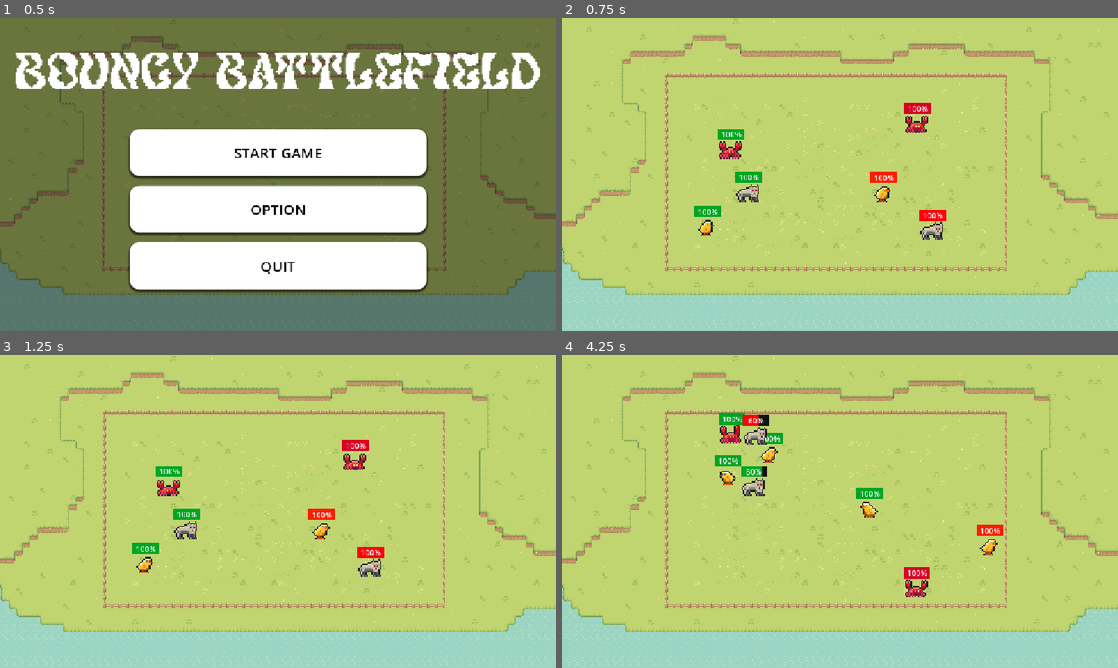
Above: before the commit, frames 1-4 (two rows, left to right).
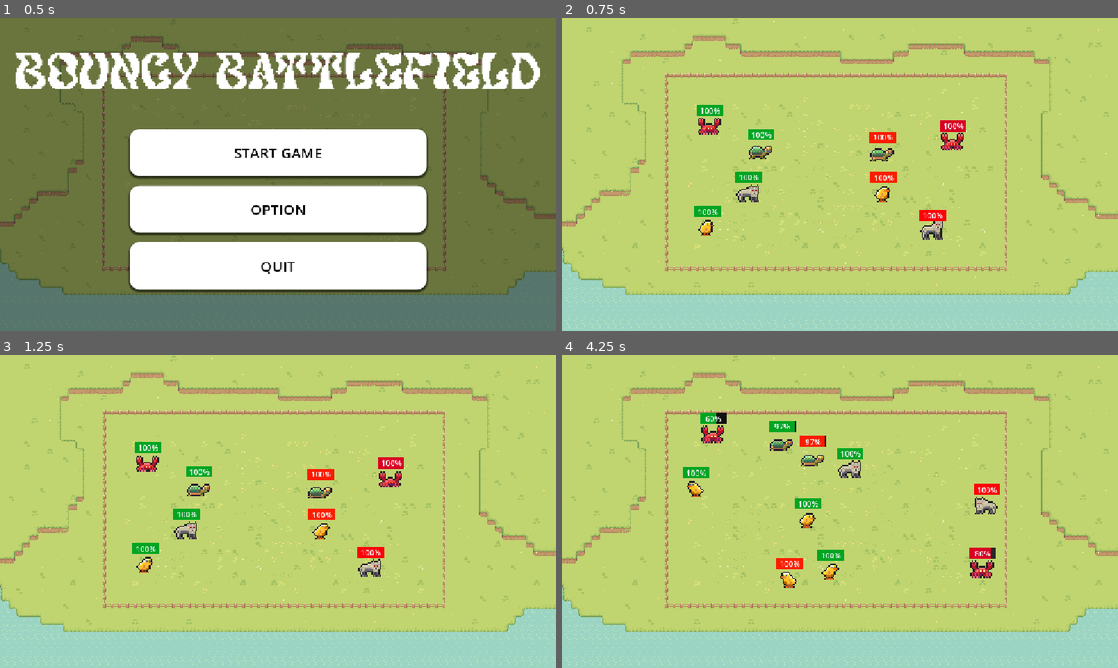
Above: after the commit, the same moments.

Repository: NNKD-Kevin/haven-project
Game: Godot game, scene res://scenes/main_menu.tscn
Same seed, same stepped clock (60 frames per second), same inputs: the game is played once before the commit and once after it.
Inputs:
- Up to frame 1 (0.5 s): no input
- Up to frame 2 (0.75 s): click "START GAME" at 0.5 s
- Up to frame 3 (1.25 s): no input
- Up to frame 4 (4.25 s): hold Right (ui_right) 1.28-2.03 s; tap Space (start) every 0.75 s from 1.35 to 3.6 s; hold Right (ui_right) 2.78-3.53 s; hold Q (speedup) from 3.53 s (still down)

Frame 1 is identical in both runs. In frame 2, 2.1% of the frame differs, in the area x 24-73%, y 27-70%; in frame 3, 1.9%; in frame 4, 5.2%, in the area x 21-80%, y 18-78%.

Commit message:
Sound effects and Turtle added

Diff:
--- a/haven-game/scenes/bad_chick.tscn
+++ b/haven-game/scenes/bad_chick.tscn
@@ -4,6 +4,7 @@
 [ext_resource type="Shader" uid="uid://brqe8r3r2c8yq" path="res://assets/shader/damage.gdshader" id="2_6oku0"]
 [ext_resource type="Texture2D" uid="uid://ddhsm8tulf0rl" path="res://assets/Basic Asset Pack/Basic Asset Pack/Basic Animal Animations/Tiny Chick/TinyChick.png" id="3_bxrmc"]
 [ext_resource type="Texture2D" uid="uid://c61x748ofga2c" path="res://assets/Basic Asset Pack/Basic Asset Pack/Basic Animal Animations/Clucking Chicken/CluckingChicken.png" id="4_lcj6q"]
+[ext_resource type="AudioStream" uid="uid://drbq15fvyxn0r" path="res://assets/Sounds/chicken_cluck.mp3" id="5_6oku0"]
 
 [sub_resource type="RectangleShape2D" id="RectangleShape2D_v5gy4"]
 size = Vector2(42, 33)
@@ -155,5 +156,9 @@
 wait_time = 20.0
 one_shot = true
 
+[node name="AudioStreamPlayer2D" type="AudioStreamPlayer2D" parent="." unique_id=472388212]
+stream = ExtResource("5_6oku0")
+volume_db = 5.0
+
 [connection signal="animation_finished" from="AnimatedSprite2D" to="." method="_on_animation_finished"]
 [connection signal="timeout" from="grow_timer" to="." method="_on_grow_timer_timeout"]
--- /dev/null
+++ b/haven-game/scenes/bad_turtle.tscn
@@ -0,0 +1,126 @@
+[gd_scene format=3 uid="uid://c1b2yu7sv7e2o"]
+
+[ext_resource type="Script" uid="uid://biqsi6n74cu6a" path="res://script/bad_turtle.gd" id="1_lbtgr"]
+[ext_resource type="Shader" uid="uid://brqe8r3r2c8yq" path="res://assets/shader/damage.gdshader" id="2_6uax3"]
+[ext_resource type="Texture2D" uid="uid://k0ueg1beyyye" path="res://assets/Basic Asset Pack/Basic Asset Pack/Basic Animal Animations/Slow Turtle/SlowTurtle.png" id="3_go2l6"]
+[ext_resource type="AudioStream" uid="uid://cwgoqls2w5bmv" path="res://assets/Sounds/punch.wav" id="4_mkb2c"]
+
+[sub_resource type="RectangleShape2D" id="RectangleShape2D_v5gy4"]
+size = Vector2(42, 33)
+
+[sub_resource type="ShaderMaterial" id="ShaderMaterial_236rq"]
+shader = ExtResource("2_6uax3")
+shader_parameter/flash_color = Color(0.9929301, 0.9929301, 0.99293, 1)
+shader_parameter/flash_value = 0.0
+
+[sub_resource type="AtlasTexture" id="AtlasTexture_i6xtm"]
+atlas = ExtResource("3_go2l6")
+region = Rect2(0, 0, 16, 16)
+
+[sub_resource type="AtlasTexture" id="AtlasTexture_2tdqr"]
+atlas = ExtResource("3_go2l6")
+region = Rect2(16, 0, 16, 16)
+
+[sub_resource type="AtlasTexture" id="AtlasTexture_avh58"]
+atlas = ExtResource("3_go2l6")
+region = Rect2(32, 0, 16, 16)
+
+[sub_resource type="AtlasTexture" id="AtlasTexture_utqvy"]
+atlas = ExtResource("3_go2l6")
+region = Rect2(48, 0, 16, 16)
+
+[sub_resource type="SpriteFrames" id="SpriteFrames_1vivr"]
+animations = [{
+"frames": [{
+"duration": 1.0,
+"texture": SubResource("AtlasTexture_i6xtm")
+}, {
+"duration": 1.0,
+"texture": SubResource("AtlasTexture_2tdqr")
+}, {
+"duration": 1.0,
+"texture": SubResource("AtlasTexture_avh58")
+}, {
+"duration": 1.0,
+"texture": SubResource("AtlasTexture_utqvy")
+}],
+"loop": 1,
+"name": &"default",
+"speed": 5.0
+}]
+
+[sub_resource type="Animation" id="Animation_4ra3w"]
+length = 0.4
+tracks/0/type = "value"
+tracks/0/imported = false
+tracks/0/enabled = true
+tracks/0/path = NodePath("CharacterBody2D/AnimatedSprite2D:material:shader_parameter/flash_value")
+tracks/0/interp = 1
+tracks/0/loop_wrap = true
+tracks/0/keys = {
+"times": PackedFloat32Array(0, 0.2, 0.4),
+"transitions": PackedFloat32Array(1, 1, 1),
+"update": 0,
+"values": [0.0, 1.0, 0.0]
+}
+
+[sub_resource type="Animation" id="Animation_5uy6h"]
+resource_name = "flash"
+length = 0.4
+tracks/0/type = "value"
+tracks/0/imported = false
+tracks/0/enabled = true
+tracks/0/path = NodePath("AnimatedSprite2D:material:shader_parameter/flash_value")
+tracks/0/interp = 1
+tracks/0/loop_wrap = true
+tracks/0/keys = {
+"times": PackedFloat32Array(0, 0.19999999, 0.39999998),
+"transitions": PackedFloat32Array(1, 1, 1),
+"update": 0,
+"values": [0.0, 1.0, 0.0]
+}
+
+[sub_resource type="AnimationLibrary" id="AnimationLibrary_8dtbx"]
+_data = {
+&"RESET": SubResource("Animation_4ra3w"),
+&"flash": SubResource("Animation_5uy6h")
+}
+
+[sub_resource type="StyleBoxFlat" id="StyleBoxFlat_1vivr"]
+bg_color = Color(0.07123137, 0.0712314, 0.07123133, 1)
+
+[sub_resource type="StyleBoxFlat" id="StyleBoxFlat_8vrlf"]
+bg_color = Color(0.984135, 0.105837844, 9.62615e-07, 1)
+
+[node name="CharacterBody2D2" type="CharacterBody2D" unique_id=269655125]
+script = ExtResource("1_lbtgr")
+
+[node name="CollisionShape2D" type="CollisionShape2D" parent="." unique_id=2035674120]
+position = Vector2(1, 6.5)
+shape = SubResource("RectangleShape2D_v5gy4")
+
+[node name="AnimatedSprite2D" type="AnimatedSprite2D" parent="." unique_id=1267356240]
+material = SubResource("ShaderMaterial_236rq")
+scale = Vector2(3, 3)
+sprite_frames = SubResource("SpriteFrames_1vivr")
+autoplay = "default"
+
+[node name="FlashAnimation" type="AnimationPlayer" parent="AnimatedSprite2D" unique_id=1825155774]
+root_node = NodePath("../..")
+libraries/ = SubResource("AnimationLibrary_8dtbx")
+
+[node name="HealthBar" type="ProgressBar" parent="." unique_id=1921605112]
+offset_left = -26.0
+offset_top = -38.0
+offset_right = 29.0
+offset_bottom = -15.0
+theme_override_styles/background = SubResource("StyleBoxFlat_1vivr")
+theme_override_styles/fill = SubResource("StyleBoxFlat_8vrlf")
+max_value = 300.0
+value = 50.0
+
+[node name="AudioStreamPlayer2D" type="AudioStreamPlayer2D" parent="." unique_id=1988885352]
+stream = ExtResource("4_mkb2c")
+volume_db = 5.0
+
+[connection signal="animation_finished" from="AnimatedSprite2D" to="." method="_on_animation_finished"]
--- a/haven-game/scenes/bad_wolf.tscn
+++ b/haven-game/scenes/bad_wolf.tscn
@@ -3,6 +3,7 @@
 [ext_resource type="Script" uid="uid://4ey6m2hwahi6" path="res://script/bad_wolf.gd" id="1_i6vtt"]
 [ext_resource type="Shader" uid="uid://brqe8r3r2c8yq" path="res://assets/shader/damage.gdshader" id="2_kqc7j"]
 [ext_resource type="Texture2D" uid="uid://cpj3hctbsmyfd" path="res://assets/Basic Asset Pack/Basic Asset Pack/Basic Animal Animations/Timber Wolf/TimberWolf.png" id="3_od7h4"]
+[ext_resource type="AudioStream" uid="uid://cu1yrcjmsmf14" path="res://assets/Sounds/wolf_howl.wav" id="4_kqc7j"]
 
 [sub_resource type="RectangleShape2D" id="RectangleShape2D_v5gy4"]
 size = Vector2(42, 33)
@@ -103,7 +104,7 @@
 scale = Vector2(3, 3)
 sprite_frames = SubResource("SpriteFrames_1vivr")
 autoplay = "default"
-frame_progress = 0.17061009
+frame_progress = 0.13485377
 
 [node name="FlashAnimation" type="AnimationPlayer" parent="AnimatedSprite2D" unique_id=1825155774]
 root_node = NodePath("../..")
@@ -122,5 +123,9 @@
 wait_time = 30.0
 one_shot = true
 
+[node name="AudioStreamPlayer2D" type="AudioStreamPlayer2D" parent="." unique_id=155005553]
+stream = ExtResource("4_kqc7j")
+volume_db = 15.0
+
 [connection signal="animation_finished" from="AnimatedSprite2D" to="." method="_on_animation_finished"]
 [connection signal="timeout" from="devour_timer" to="." method="_on_devour_timer_timeout"]
--- a/haven-game/scenes/good_chick.tscn
+++ b/haven-game/scenes/good_chick.tscn
@@ -4,6 +4,7 @@
 [ext_resource type="Shader" uid="uid://brqe8r3r2c8yq" path="res://assets/shader/damage.gdshader" id="2_c68sx"]
 [ext_resource type="Texture2D" uid="uid://ddhsm8tulf0rl" path="res://assets/Basic Asset Pack/Basic Asset Pack/Basic Animal Animations/Tiny Chick/TinyChick.png" id="4_vn3id"]
 [ext_resource type="Texture2D" uid="uid://c61x748ofga2c" path="res://assets/Basic Asset Pack/Basic Asset Pack/Basic Animal Animations/Clucking Chicken/CluckingChicken.png" id="5_bbpnm"]
+[ext_resource type="AudioStream" uid="uid://drbq15fvyxn0r" path="res://assets/Sounds/chicken_cluck.mp3" id="5_vn3id"]
 
 [sub_resource type="RectangleShape2D" id="RectangleShape2D_v5gy4"]
 size = Vector2(42, 33)
@@ -155,5 +156,9 @@
 wait_time = 20.0
 one_shot = true
 
+[node name="AudioStreamPlayer2D" type="AudioStreamPlayer2D" parent="." unique_id=641730897]
+stream = ExtResource("5_vn3id")
+volume_db = 5.0
+
 [connection signal="animation_finished" from="AnimatedSprite2D" to="." method="_on_animation_finished"]
 [connection signal="timeout" from="grow_timer" to="." method="_on_grow_timer_timeout"]
--- /dev/null
+++ b/haven-game/scenes/good_turtle.tscn
@@ -0,0 +1,126 @@
+[gd_scene format=3 uid="uid://c6nte7q8al5ff"]
+
+[ext_resource type="Script" uid="uid://ccglfb3wjvtos" path="res://script/good_turtle.gd" id="1_6ns3p"]
+[ext_resource type="Shader" uid="uid://brqe8r3r2c8yq" path="res://assets/shader/damage.gdshader" id="2_i6xtm"]
+[ext_resource type="Texture2D" uid="uid://k0ueg1beyyye" path="res://assets/Basic Asset Pack/Basic Asset Pack/Basic Animal Animations/Slow Turtle/SlowTurtle.png" id="3_6ns3p"]
+[ext_resource type="AudioStream" uid="uid://cwgoqls2w5bmv" path="res://assets/Sounds/punch.wav" id="4_avh58"]
+
+[sub_resource type="RectangleShape2D" id="RectangleShape2D_v5gy4"]
+size = Vector2(42, 33)
+
+[sub_resource type="ShaderMaterial" id="ShaderMaterial_236rq"]
+shader = ExtResource("2_i6xtm")
+shader_parameter/flash_color = Color(0.9929301, 0.9929301, 0.99293, 1)
+shader_parameter/flash_value = 0.0
+
+[sub_resource type="AtlasTexture" id="AtlasTexture_i6xtm"]
+atlas = ExtResource("3_6ns3p")
+region = Rect2(0, 0, 16, 16)
+
+[sub_resource type="AtlasTexture" id="AtlasTexture_2tdqr"]
+atlas = ExtResource("3_6ns3p")
+region = Rect2(16, 0, 16, 16)
+
+[sub_resource type="AtlasTexture" id="AtlasTexture_avh58"]
+atlas = ExtResource("3_6ns3p")
+region = Rect2(32, 0, 16, 16)
+
+[sub_resource type="AtlasTexture" id="AtlasTexture_utqvy"]
+atlas = ExtResource("3_6ns3p")
+region = Rect2(48, 0, 16, 16)
+
+[sub_resource type="SpriteFrames" id="SpriteFrames_1vivr"]
+animations = [{
+"frames": [{
+"duration": 1.0,
+"texture": SubResource("AtlasTexture_i6xtm")
+}, {
+"duration": 1.0,
+"texture": SubResource("AtlasTexture_2tdqr")
+}, {
+"duration": 1.0,
+"texture": SubResource("AtlasTexture_avh58")
+}, {
+"duration": 1.0,
+"texture": SubResource("AtlasTexture_utqvy")
+}],
+"loop": 1,
+"name": &"default",
+"speed": 5.0
+}]
+
+[sub_resource type="Animation" id="Animation_4ra3w"]
+length = 0.4
+tracks/0/type = "value"
+tracks/0/imported = false
+tracks/0/enabled = true
+tracks/0/path = NodePath("CharacterBody2D/AnimatedSprite2D:material:shader_parameter/flash_value")
+tracks/0/interp = 1
+tracks/0/loop_wrap = true
+tracks/0/keys = {
+"times": PackedFloat32Array(0, 0.2, 0.4),
+"transitions": PackedFloat32Array(1, 1, 1),
+"update": 0,
+"values": [0.0, 1.0, 0.0]
+}
+
+[sub_resource type="Animation" id="Animation_5uy6h"]
+resource_name = "flash"
+length = 0.4
+tracks/0/type = "value"
+tracks/0/imported = false
+tracks/0/enabled = true
+tracks/0/path = NodePath("AnimatedSprite2D:material:shader_parameter/flash_value")
+tracks/0/interp = 1
+tracks/0/loop_wrap = true
+tracks/0/keys = {
+"times": PackedFloat32Array(0, 0.19999999, 0.39999998),
+"transitions": PackedFloat32Array(1, 1, 1),
+"update": 0,
+"values": [0.0, 1.0, 0.0]
+}
+
+[sub_resource type="AnimationLibrary" id="AnimationLibrary_8dtbx"]
+_data = {
+&"RESET": SubResource("Animation_4ra3w"),
+&"flash": SubResource("Animation_5uy6h")
+}
+
+[sub_resource type="StyleBoxFlat" id="StyleBoxFlat_1vivr"]
+bg_color = Color(0.07123137, 0.0712314, 0.07123133, 1)
+
+[sub_resource type="StyleBoxFlat" id="StyleBoxFlat_8vrlf"]
+bg_color = Color(1.150325e-05, 0.6457821, 0.13244244, 1)
+
+[node name="CharacterBody2D2" type="CharacterBody2D" unique_id=269655125]
+script = ExtResource("1_6ns3p")
+
+[node name="CollisionShape2D" type="CollisionShape2D" parent="." unique_id=2035674120]
+position = Vector2(1, 6.5)
+shape = SubResource("RectangleShape2D_v5gy4")
+
+[node name="AnimatedSprite2D" type="AnimatedSprite2D" parent="." unique_id=1267356240]
+material = SubResource("ShaderMaterial_236rq")
+scale = Vector2(3, 3)
+sprite_frames = SubResource("SpriteFrames_1vivr")
+autoplay = "default"
+
+[node name="FlashAnimation" type="AnimationPlayer" parent="AnimatedSprite2D" unique_id=1825155774]
+root_node = NodePath("../..")
+libraries/ = SubResource("AnimationLibrary_8dtbx")
+
+[node name="HealthBar" type="ProgressBar" parent="." unique_id=1921605112]
+offset_left = -26.0
+offset_top = -38.0
+offset_right = 29.0
+offset_bottom = -15.0
+theme_override_styles/background = SubResource("StyleBoxFlat_1vivr")
+theme_override_styles/fill = SubResource("StyleBoxFlat_8vrlf")
+max_value = 300.0
+value = 50.0
+
+[node name="AudioStreamPlayer2D" type="AudioStreamPlayer2D" parent="." unique_id=1988885352]
+stream = ExtResource("4_avh58")
+volume_db = 5.0
+
+[connection signal="animation_finished" from="AnimatedSprite2D" to="." method="_on_animation_finished"]
--- a/haven-game/scenes/good_wolf.tscn
+++ b/haven-game/scenes/good_wolf.tscn
@@ -2,6 +2,7 @@
 
 [ext_resource type="Script" uid="uid://b4ha3niod3ngv" path="res://script/good_wolf.gd" id="1_l1kpt"]
 [ext_resource type="Shader" uid="uid://brqe8r3r2c8yq" path="res://assets/shader/damage.gdshader" id="2_xex4f"]
+[ext_resource type="AudioStream" uid="uid://cu1yrcjmsmf14" path="res://assets/Sounds/wolf_howl.wav" id="4_vmteg"]
 [ext_resource type="Texture2D" uid="uid://cpj3hctbsmyfd" path="res://assets/Basic Asset Pack/Basic Asset Pack/Basic Animal Animations/Timber Wolf/TimberWolf.png" id="4_xex4f"]
 
 [sub_resource type="RectangleShape2D" id="RectangleShape2D_v5gy4"]
@@ -91,7 +92,7 @@
 [sub_resource type="StyleBoxFlat" id="StyleBoxFlat_8vrlf"]
 bg_color = Color(1.150325e-05, 0.6457821, 0.13244244, 1)
 
-[node name="CharacterBody2D" type="CharacterBody2D" unique_id=269655125]
+[node name="CharacterBody2D2" type="CharacterBody2D" unique_id=269655125]
 script = ExtResource("1_l1kpt")
 
 [node name="CollisionShape2D" type="CollisionShape2D" parent="." unique_id=2035674120]
@@ -122,5 +123,9 @@
 wait_time = 30.0
 one_shot = true
 
+[node name="AudioStreamPlayer2D" type="AudioStreamPlayer2D" parent="." unique_id=1745123299]
+stream = ExtResource("4_vmteg")
+volume_db = 15.0
+
 [connection signal="animation_finished" from="AnimatedSprite2D" to="." method="_on_animation_finished"]
 [connection signal="timeout" from="devour_timer" to="." method="_on_devour_timer_timeout"]
--- a/haven-game/scenes/main.tscn
+++ b/haven-game/scenes/main.tscn
@@ -12,6 +12,8 @@
 [ext_resource type="PackedScene" uid="uid://de6yskmij0jxq" path="res://scenes/bad_chick.tscn" id="10_choun"]
 [ext_resource type="PackedScene" uid="uid://djniw6sjj1c3h" path="res://scenes/good_wolf.tscn" id="11_ya4ey"]
 [ext_resource type="PackedScene" uid="uid://d0b8v2shfqru7" path="res://scenes/bad_wolf.tscn" id="12_eb6dy"]
+[ext_resource type="PackedScene" uid="uid://c6nte7q8al5ff" path="res://scenes/good_turtle.tscn" id="13_trceg"]
+[ext_resource type="PackedScene" uid="uid://c1b2yu7sv7e2o" path="res://scenes/bad_turtle.tscn" id="14_a8y0u"]
 
 [sub_resource type="TileSetAtlasSource" id="TileSetAtlasSource_0xm2m"]
 texture = ExtResource("1_o6xl0")
@@ -241,10 +243,10 @@
 layer_3/tile_data = PackedInt32Array(458765, 65537, 0, 458809, 196609, 0, 2097165, 65537, 2, 2097209, 196609, 2, 209716 …(5998 unchanged characters)…
 
 [node name="CharacterBody2D" parent="." unique_id=269655125 instance=ExtResource("5_ya4ey")]
-position = Vector2(349, 267)
+position = Vector2(305, 218)
 
 [node name="CharacterBody2D2" parent="." unique_id=1891097937 instance=ExtResource("6_eb6dy")]
-position = Vector2(735, 214)
+position = Vector2(809, 250)
 
 [node name="AudioStreamPlayer2D" type="AudioStreamPlayer2D" parent="." unique_id=898344478]
 stream = ExtResource("7_trceg")
@@ -264,3 +266,9 @@
 
 [node name="CharacterBody2D7" parent="." unique_id=142884348 instance=ExtResource("12_eb6dy")]
 position = Vector2(766, 435)
+
+[node name="CharacterBody2D8" parent="." unique_id=807580544 instance=ExtResource("13_trceg")]
+position = Vector2(411, 268)
+
+[node name="CharacterBody2D9" parent="." unique_id=774248660 instance=ExtResource("14_a8y0u")]
+position = Vector2(663, 273)
--- a/haven-game/script/bad_chick.gd
+++ b/haven-game/script/bad_chick.gd
@@ -11,6 +11,7 @@
 @onready var animated_sprite_2d: AnimatedSprite2D = $AnimatedSprite2D
 @onready var flash_animation: AnimationPlayer = $AnimatedSprite2D/FlashAnimation
 @onready var grow_timer: Timer = $grow_timer
+@onready var audio_stream_player_2d: AudioStreamPlayer2D = $AudioStreamPlayer2D
 
 
 var started=false
@@ -49,8 +50,9 @@
 	egg.rotation = global_rotation
 	egg.velocity=velocity
 	get_parent().add_child(egg)
-
+	audio_stream_player_2d.play()
 
 func _on_grow_timer_timeout() -> void:
 	grown=true
 	animated_sprite_2d.play("chicken")
+	audio_stream_player_2d.play()
--- /dev/null
+++ b/haven-game/script/bad_turtle.gd
@@ -0,0 +1,37 @@
+extends CharacterBody2D
+@export var bounciness:=1.0
+const speed=50
+var hp=300
+var damage=10
+var side='bad'
+var type='bad_turtle'
+@onready var health_bar=$HealthBar
+@onready var animated_sprite_2d: AnimatedSprite2D = $AnimatedSprite2D
+@onready var flash_animation: AnimationPlayer = $AnimatedSprite2D/FlashAnimation
+
+
+var started=false
+func _ready() -> void:
+	health_bar.value=hp
+func _process(delta: float) -> void:
+	health_bar.value=hp
+
+func _input(event: InputEvent) -> void:
+	if Input.is_action_just_pressed('start') and not started:
+		randomize()
+		velocity=Vector2.RIGHT.rotated(randf()*TAU)*speed
+		started=true
+
+func _physics_process(delta: float) -> void:
+	var collision=move_and_collide(velocity*delta)
+	if collision:
+		velocity=velocity.bounce(collision.get_normal())*bounciness
+		var collider=collision.get_collider()
+		if collider is CharacterBody2D:
+			if collider.side=='good':
+				collider.hp-=damage
+				health_bar.value=hp
+				animated_sprite_2d.play("attack")
+				collider.flash_animation.play("flash")
+	if hp<=0:
+		queue_free()
--- a/haven-game/script/bad_wolf.gd
+++ b/haven-game/script/bad_wolf.gd
@@ -8,6 +8,8 @@
 @onready var animated_sprite_2d: AnimatedSprite2D = $AnimatedSprite2D
 @onready var flash_animation: AnimationPlayer = $AnimatedSprite2D/FlashAnimation
 @onready var devour_timer: Timer = $devour_timer
+@onready var audio_stream_player_2d: AudioStreamPlayer2D = $AudioStreamPlayer2D
+
 var devour_ready=false
 var started=false
 
@@ -48,3 +50,4 @@
 
 func _on_devour_timer_timeout() -> void:
 	devour_ready=true
+	audio_stream_player_2d.play()
--- a/haven-game/script/good_chick.gd
+++ b/haven-game/script/good_chick.gd
@@ -11,6 +11,8 @@
 @onready var animated_sprite_2d: AnimatedSprite2D = $AnimatedSprite2D
 @onready var flash_animation: AnimationPlayer = $AnimatedSprite2D/FlashAnimation
 @onready var grow_timer: Timer = $grow_timer
+@onready var audio_stream_player_2d: AudioStreamPlayer2D = $AudioStreamPlayer2D
+
 
 
 var started=false
@@ -49,8 +51,10 @@
 	egg.rotation = global_rotation
 	egg.velocity=velocity
 	get_parent().add_child(egg)
+	audio_stream_player_2d.play()
 
 
 func _on_grow_timer_timeout() -> void:
 	grown=true
 	animated_sprite_2d.play("chicken")
+	audio_stream_player_2d.play()
--- a/haven-game/script/good_crab.gd
+++ b/haven-game/script/good_crab.gd
@@ -1,5 +1,4 @@
 extends CharacterBody2D
-class_name Animal
 @export var bounciness:=1.0
 const speed=300
 var hp=100
--- /dev/null
+++ b/haven-game/script/good_turtle.gd
@@ -0,0 +1,37 @@
+extends CharacterBody2D
+@export var bounciness:=1.0
+const speed=50
+var hp=300
+var damage=10
+var side='good'
+var type='good_turtle'
+@onready var health_bar=$HealthBar
+@onready var animated_sprite_2d: AnimatedSprite2D = $AnimatedSprite2D
+@onready var flash_animation: AnimationPlayer = $AnimatedSprite2D/FlashAnimation
+
+
+var started=false
+func _ready() -> void:
+	health_bar.value=hp
+func _process(delta: float) -> void:
+	health_bar.value=hp
+
+func _input(event: InputEvent) -> void:
+	if Input.is_action_just_pressed('start') and not started:
+		randomize()
+		velocity=Vector2.RIGHT.rotated(randf()*TAU)*speed
+		started=true
+
+func _physics_process(delta: float) -> void:
+	var collision=move_and_collide(velocity*delta)
+	if collision:
+		velocity=velocity.bounce(collision.get_normal())*bounciness
+		var collider=collision.get_collider()
+		if collider is CharacterBody2D:
+			if collider.side=='bad':
+				collider.hp-=damage
+				health_bar.value=hp
+				animated_sprite_2d.play("attack")
+				collider.flash_animation.play("flash")
+	if hp<=0:
+		queue_free()
--- a/haven-game/script/good_wolf.gd
+++ b/haven-game/script/good_wolf.gd
@@ -8,6 +8,8 @@
 @onready var animated_sprite_2d: AnimatedSprite2D = $AnimatedSprite2D
 @onready var flash_animation: AnimationPlayer = $AnimatedSprite2D/FlashAnimation
 @onready var devour_timer: Timer = $devour_timer
+@onready var audio_stream_player_2d: AudioStreamPlayer2D = $AudioStreamPlayer2D
+
 var devour_ready=false
 var started=false
 
@@ -48,3 +50,4 @@
 
 func _on_devour_timer_timeout() -> void:
 	devour_ready=true
+	audio_stream_player_2d.play()
Not shown, removed: haven-game/assets/Sounds/338674__newagesoup__wolf-growl.wav.import
Not shown, added: haven-game/assets/Sounds/chicken_cluck.mp3.import
Not shown, removed: haven-game/assets/Sounds/freesound_community-chicken-single-alarm-call-6056 (1).mp3.import
Not shown, added: haven-game/assets/Sounds/wolf_howl.wav.import
Not shown, added: haven-game/script/bad_turtle.gd.uid
Not shown, added: haven-game/script/good_turtle.gd.uid
Not shown, added: haven-game/assets/Sounds/chicken_cluck.mp3
Not shown, added: haven-game/assets/Sounds/wolf_howl.wav
Not shown, added: haven-game/scenes/main.tscn24971787901.tmp
Not shown, added: haven-game/scenes/main.tscn24979618403.tmp
Not shown, added: haven-game/scenes/main.tscn24986991071.tmp
